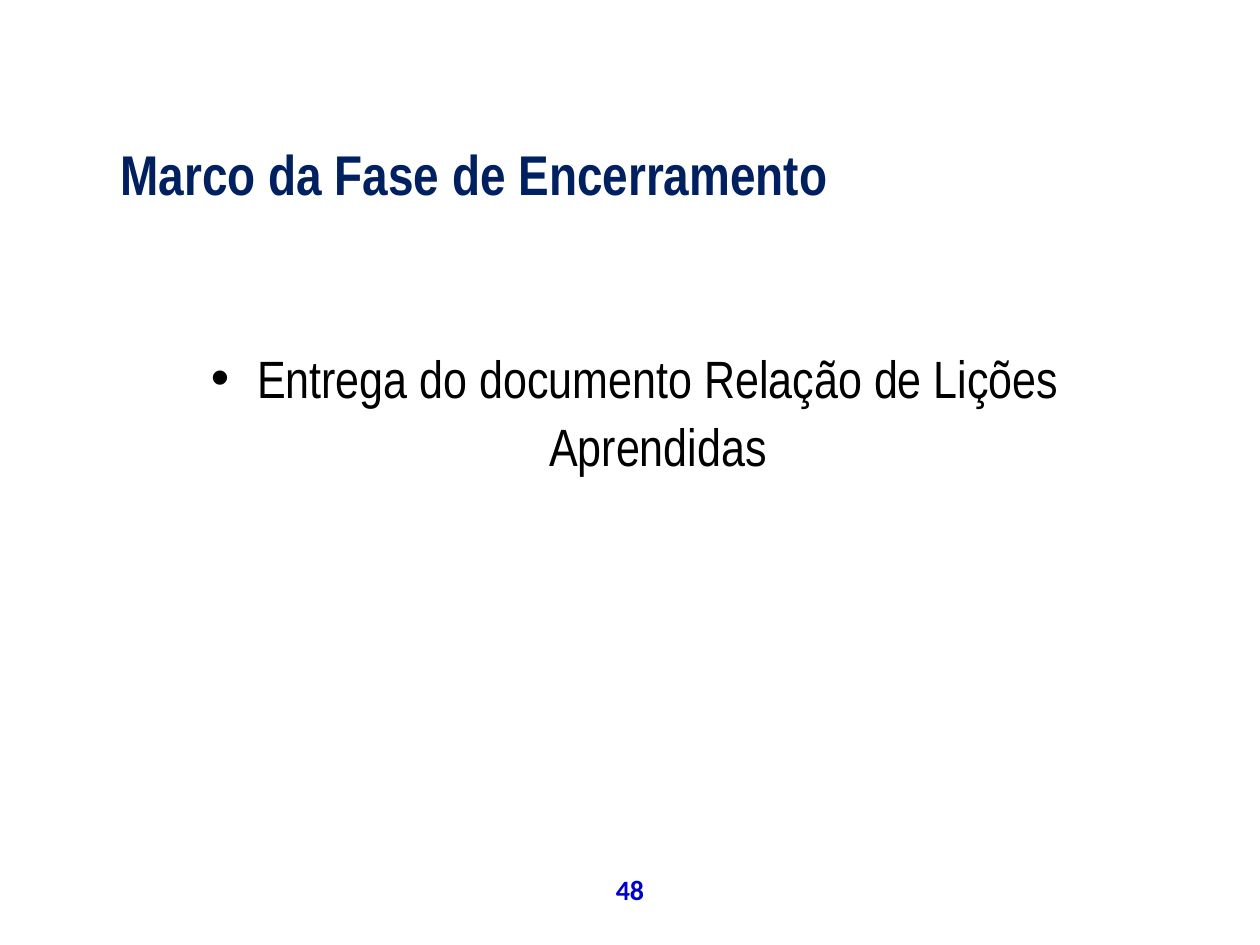
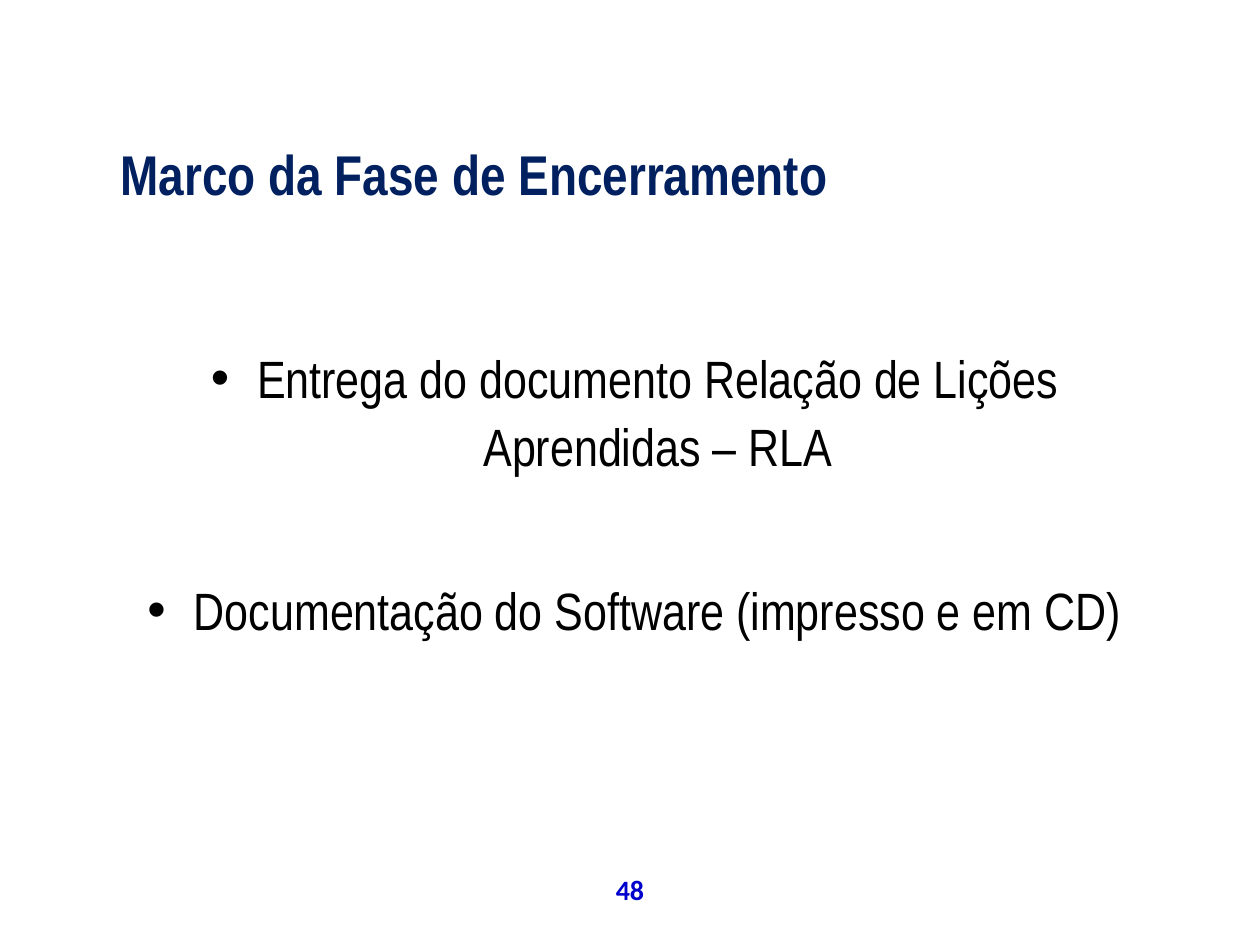
Before and after one commit to theoziran/sislodim, a slide deck: slide 48 of documentos/ProjetoPSA/Apresentação Final.ppt. Drawn at 1260x945 pixels with LibreOffice and Linux fonts; fonts in the diff are those of the drawing; background and template pictures are left out. Boxes give left, top, right and bottom in pixels: in the first picture for what was removed or moved away, otherwise in the second. Text is boxed around its words. In the diff, an @@ line names an element or a change of style, - is before the commit and + after.

```diff
--- a/documentos/ProjetoPSA/Apresentação Final.ppt
+++ b/documentos/ProjetoPSA/Apresentação Final.ppt
@@ text at (x1=194, y1=360, x2=1121, y2=640): text changed @@
-• Entrega do documento Relação de Lições Aprendidas
+• Entrega do documento Relação de Lições Aprendidas – RLA
+• Documentação do Software (impresso e em CD)
```
Also in this commit, not shown: 11 other slides changed, 1 slide added.
